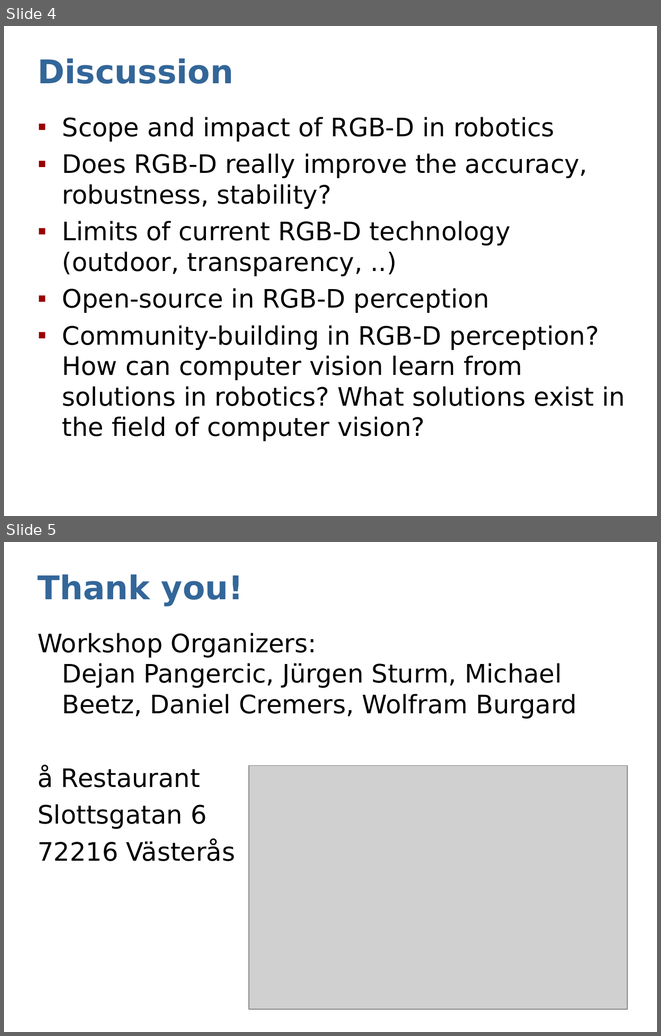
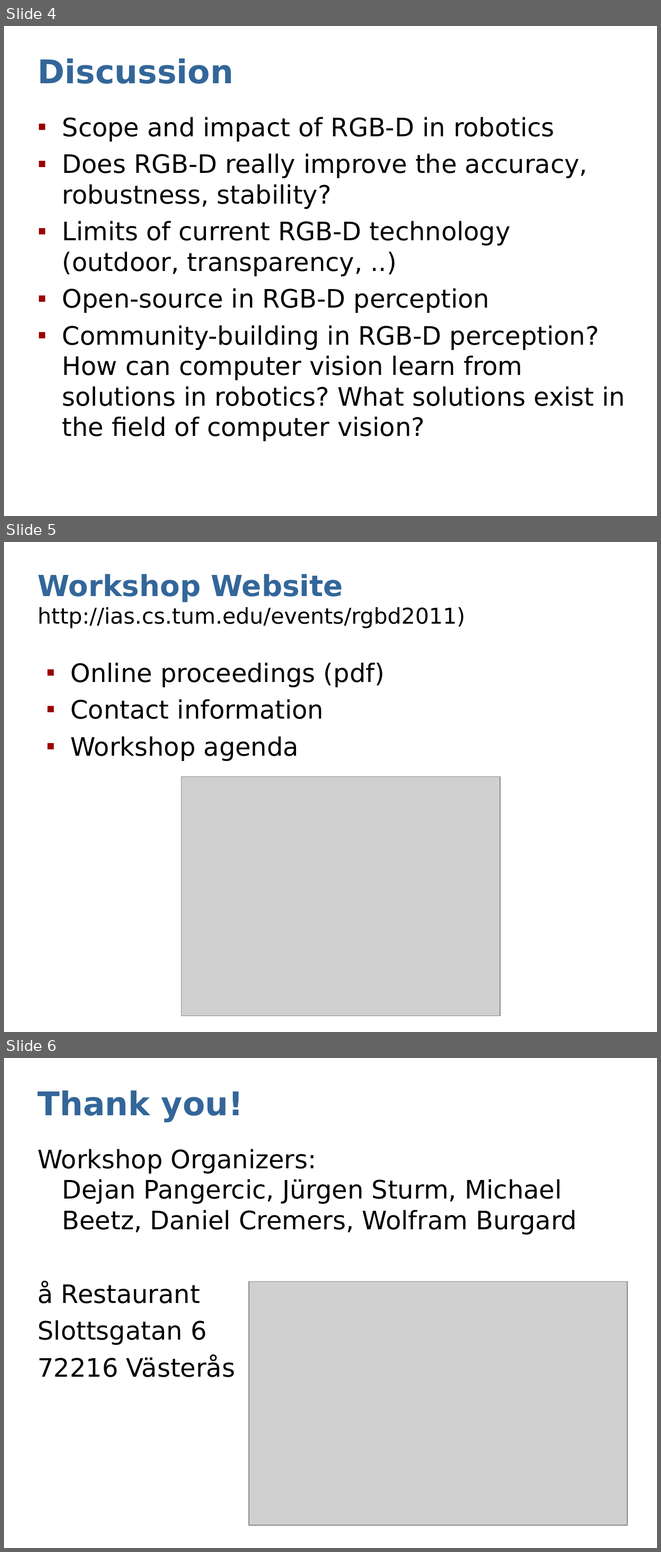
Before and after one commit to dejanpan/rgbd2011, a slide deck: presentations/sturm11rgbd-discussion.ppt. Shown one above the other, each under a label of ours: slides 4 and 5 before the commit, slides 4, 5 and 6 after it. The pictures are 661x1036 and 661x1552 pixels, drawn with LibreOffice and Linux fonts; fonts in the diff are those of the drawing; grey boxes stand for pictures. Boxes give left, top, right and bottom in pixels: in the first picture for what was removed or moved away, otherwise in the second. Text is boxed around its words. In the diff, an @@ line names an element or a change of style, - is before the commit and + after.

```diff
--- a/presentations/sturm11rgbd-discussion.ppt
+++ b/presentations/sturm11rgbd-discussion.ppt
@@ slide 5 added at (x1=4, y1=542, x2=657, y2=1032), background #FFFFFF @@
@@ title added at (x1=37, y1=574, x2=465, y2=628), 24 pt, text #000000 @@
+Workshop Website
+http://ias.cs.tum.edu/events/rgbd2011)
@@ text added at (x1=70, y1=662, x2=385, y2=761), 28 pt, text #000000 @@
+▪ Online proceedings (pdf)
+▪ Contact information
+▪ Workshop agenda
@@ picture added at (x1=182, y1=776, x2=500, y2=1015) @@
@@ what was slide 5 is now slide 6 @@
```
Also in this commit, not shown: 1 slide changed, 1 other file.
